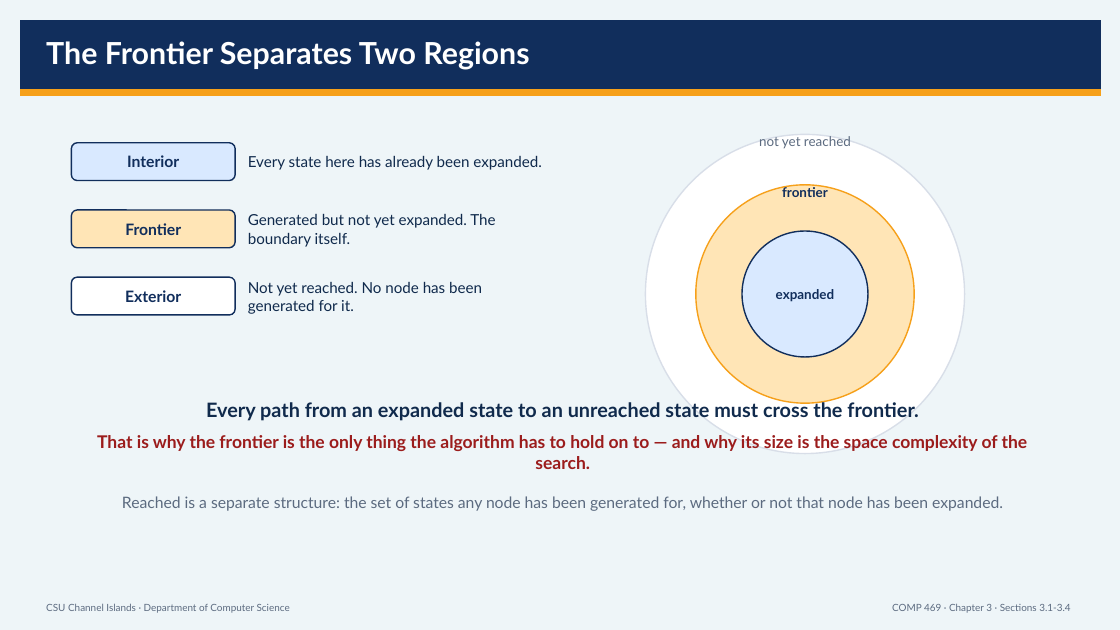
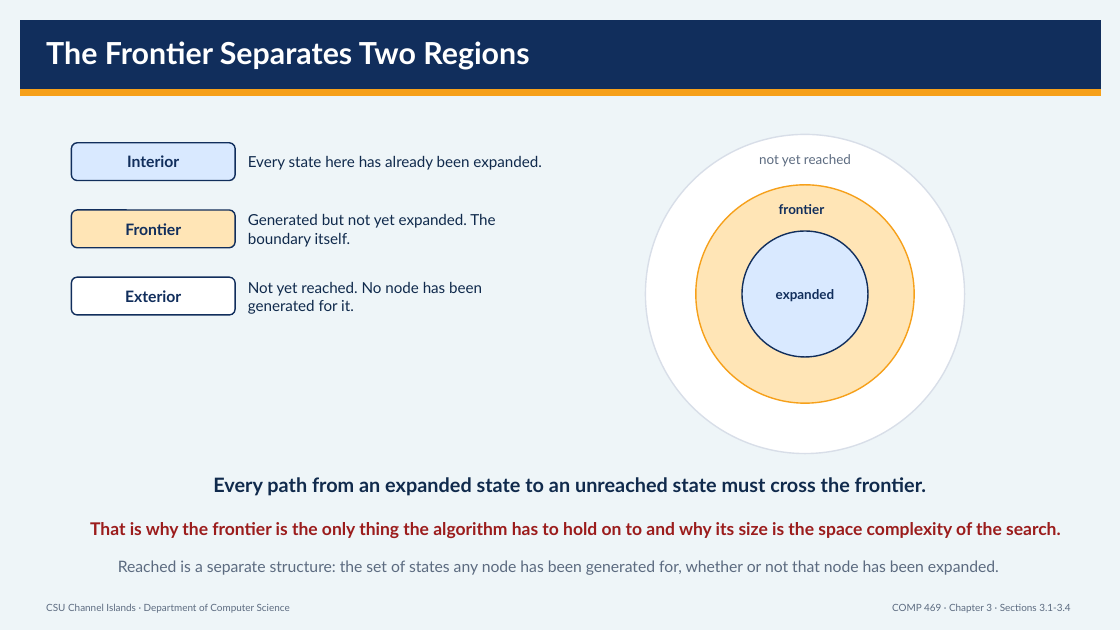
Before and after one commit to DrNatas/Comp_469, a slide deck: slide 30 of Fall 2026/L03 - Uniformed Search - 3.1 to 3.4/COMP469_Chapter3_3_1_to_3_4_CSUCI_Expanded.pptx (slide 28 before the commit). Drawn at 1120x630 pixels with LibreOffice and Linux fonts; fonts in the diff are those of the drawing. Boxes give left, top, right and bottom in pixels: in the first picture for what was removed or moved away, otherwise in the second. Text is boxed around its words. In the diff, an @@ line names an element or a change of style, - is before the commit and + after.

Commit message:
Update Chapter 3 presentation files and remove obsolete state space search tree file

```diff
--- a/Fall 2026/L03 - Uniformed Search - 3.1 to 3.4/COMP469_Chapter3_3_1_to_3_4_CSUCI_Expanded.pptx
+++ b/Fall 2026/L03 - Uniformed Search - 3.1 to 3.4/COMP469_Chapter3_3_1_to_3_4_CSUCI_Expanded.pptx
@@ text "not yet reached": place and size @@
-text "not yet reached" at box(759, 136, 851, 148)
+text "not yet reached" at box(759, 154, 851, 166)
@@ text "frontier": place and size @@
-text "frontier" at box(782, 185, 828, 197)
+text "frontier" at box(779, 204, 825, 214)
@@ text "Every path from an expanded ...": place and size @@
-text "Every path from an expanded ..." at box(206, 400, 918, 421)
+text "Every path from an expanded ..." at box(213, 477, 926, 496)
@@ text at box(90, 522, 1061, 538): text changed @@
-That is why the frontier is the only thing the algorithm has to hold on to — and why its size is the space complexity of the search.
+That is why the frontier is the only thing the algorithm has to hold on to and why its size is the space complexity of the search.
@@ text "Reached is a separate structure: ...": place and size @@
-text "Reached is a separate structure: ..." at box(122, 496, 1003, 511)
+text "Reached is a separate structure: ..." at box(118, 560, 999, 575)
```
Also in this commit, not shown: 9 other slides changed, 3 slides added, 1 slide removed, 1 other file.
